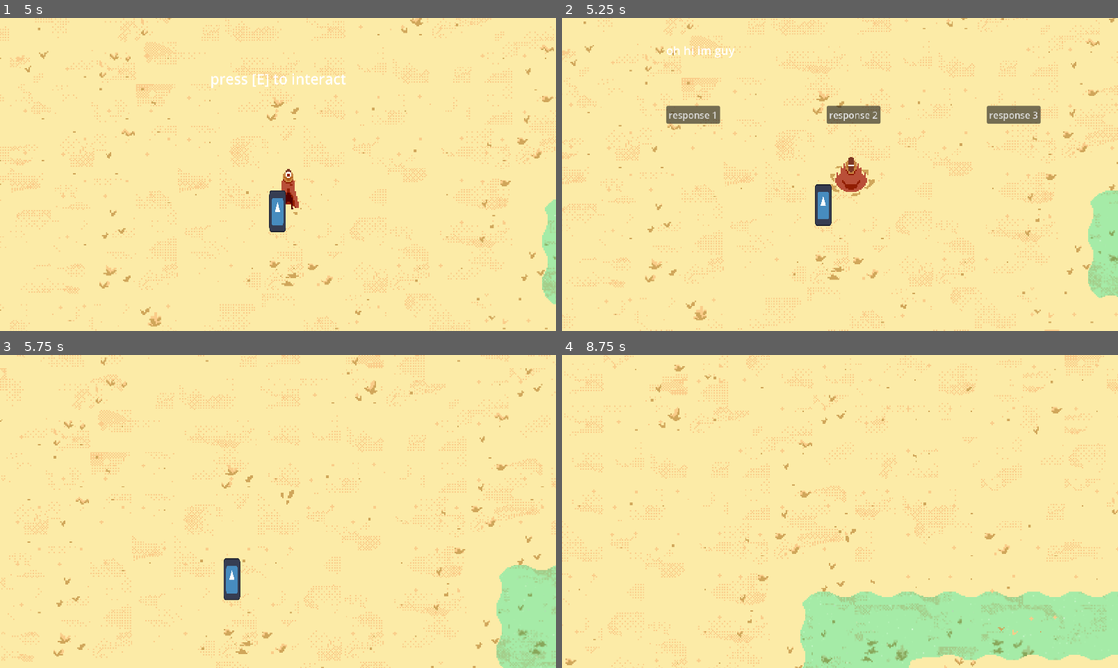
Above: before the commit, frames 1-4 (two rows, left to right).
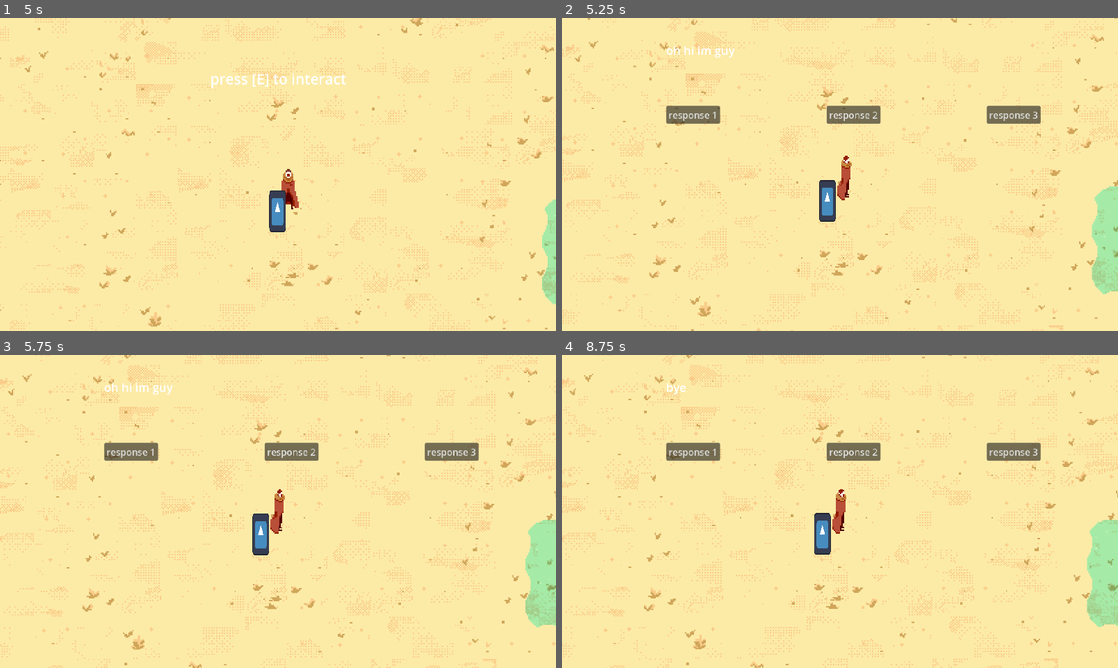
Above: after the commit, the same moments.

Repository: Lukko-Digital/Sift
Game: Godot game, scene res://scenes/main.tscn
Same seed, same stepped clock (60 frames per second), same inputs: the game is played once before the commit and once after it. The engine's default icon, where the game draws it, is replaced by a stand-in: a white triangle on a blue panel in a dark square.
Inputs:
- Up to frame 1 (5 s): hold W (up) 0.53-2.03 s; tap Space (dash) at 0.6, 1.35, 2.3, 2.85, 3.6, 4.55 s; hold A (left) 2.03-3.53 s; tap E (interact) at 2.1, 4.35 s; hold S (down) 3.53-4.28 s; hold D (right) from 4.28 s (still down)
- Up to frame 2 (5.25 s): tap E (interact) at 5 s; release D (right) at 5.03 s; hold W (up) from 5.03 s (still down); tap Space (dash) at 5.1 s
- Up to frame 3 (5.75 s): keep holding W (up)
- Up to frame 4 (8.75 s): release W (up) at 5.78 s; hold D (right) 5.78-8.03 s; tap Space (dash) at 5.85, 6.8, 7.35, 8.1 s; tap E (interact) at 6.6 s; hold S (down) from 8.03 s (still down)

Frame 1 is identical in both runs. In frame 2, 9.3% of the frame differs, in the area x 0-100%, y 0-100%; in frame 3, 14%; in frame 4, 23%.

Commit message:
lock player movement in dialogue

Diff:
--- a/scripts/player/player_state_machine.gd
+++ b/scripts/player/player_state_machine.gd
@@ -18,13 +18,22 @@
 					in_dialogue = true
 		else:
 			Events.emit_signal("advance_dialogue")
-	elif Input.is_action_just_pressed("dash") or not dash_timer.is_stopped():
+	elif (
+		(
+			Input.is_action_just_pressed("dash") or
+			not dash_timer.is_stopped()
+		) and
+		not in_dialogue
+	):
 		transition_to("Dash")
 	elif (
-		Input.is_action_pressed("up") or
-		Input.is_action_pressed("down") or
-		Input.is_action_pressed("left") or
-		Input.is_action_pressed("right")
+		(
+			Input.is_action_pressed("up") or
+			Input.is_action_pressed("down") or
+			Input.is_action_pressed("left") or
+			Input.is_action_pressed("right")
+		) and
+		not in_dialogue
 	):
 		var direction = Vector2(
 			Input.get_axis("left", "right"), Input.get_axis("up", "down")
